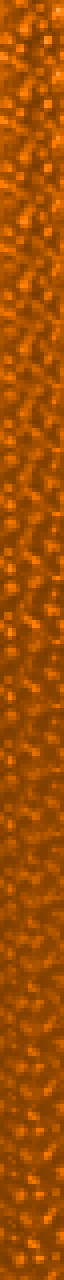
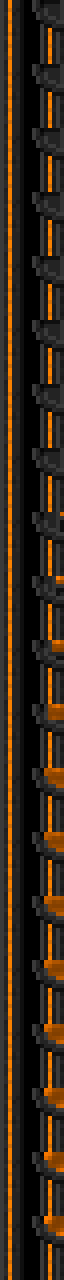
Comparing the layer stacks of the two 64 x 1280 images. Changes:
added layer "Machinery" above "Background" over (0, 0, 64, 1280)
